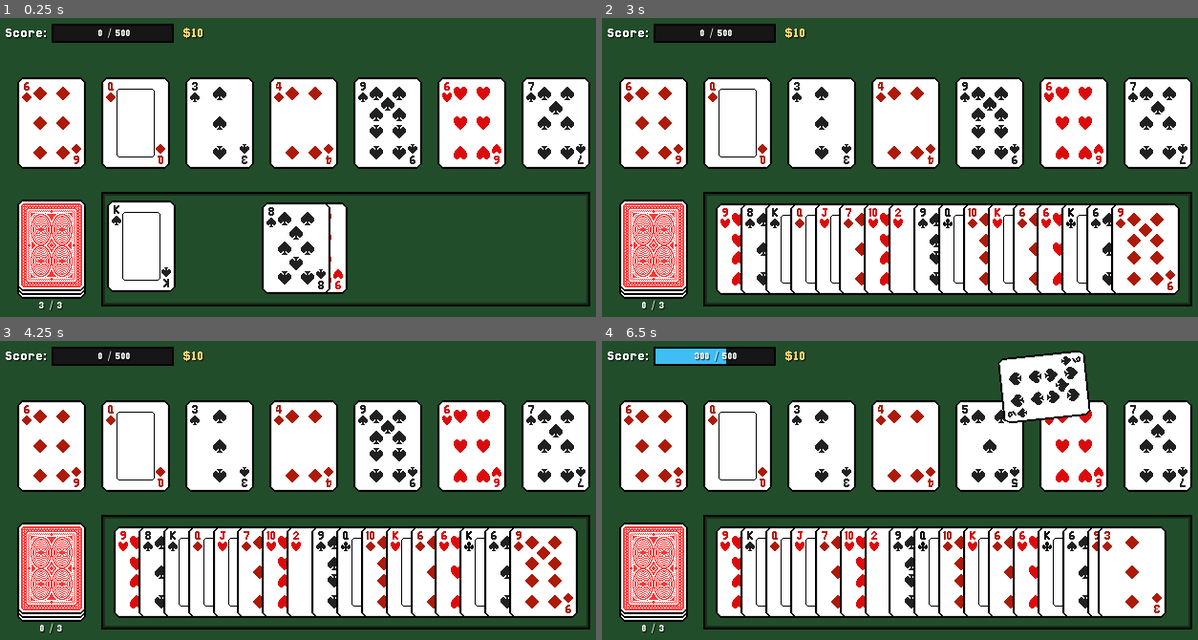
Above: before the commit, frames 1-4 (two rows, left to right).
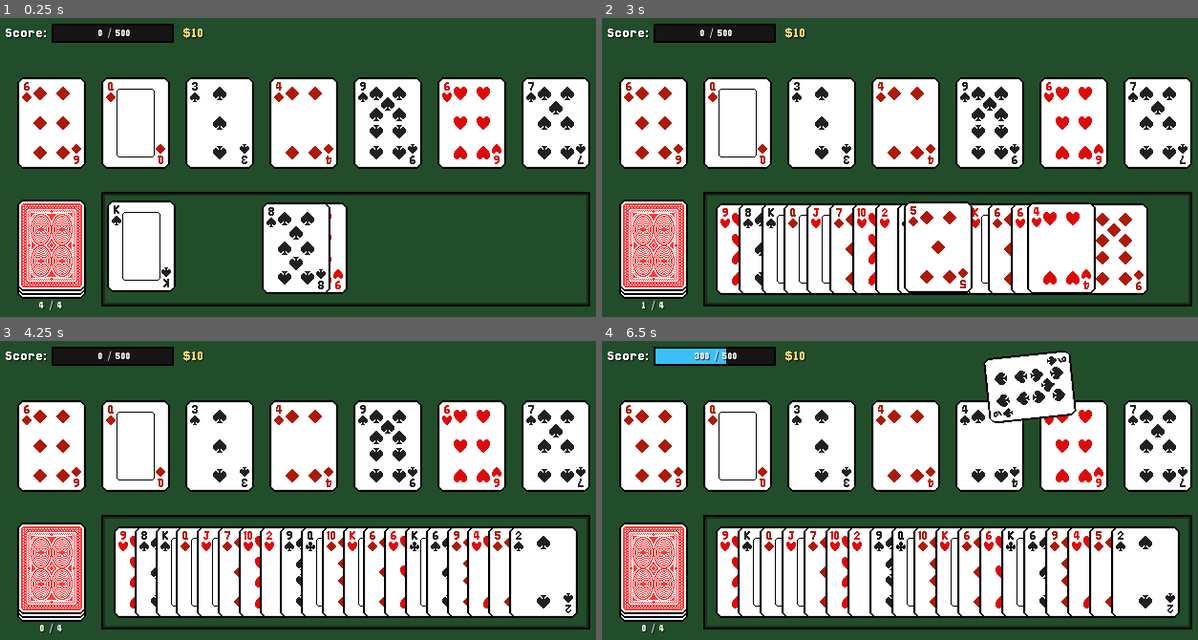
Above: after the commit, the same moments.

Repository: AyyBee123/Oristaile
Game: Godot game, scene res://Scenes/encounter.tscn
Two runs of this game, one before a commit and one after it. Both use one fixed random seed, a clock stepped at 60 frames per second and the inputs below.
Inputs (mouse positions are in pixels of both pictures, inside the frame that each line leads up to):
- Up to frame 1 (0.25 s): no input
- Up to frame 2 (3 s): click "3 / 3" (after the commit: "4 / 4") at 0.5 s; click "2 / 3" (after the commit: "3 / 4") at 1.25 s; click "1 / 3" (after the commit: "2 / 4") at 2 s; click "0 / 3" (after the commit: "1 / 4") at 2.75 s
- Up to frame 3 (4.25 s): click "0 / 3" (after the commit: "0 / 4") at 3.5 s
- Up to frame 4 (6.5 s): click "0 / 3" (after the commit: "0 / 4") at 4.25 s; click "0 / 3" (after the commit: "0 / 4") at 5 s; tap Enter at 5.75 s; drag from (751, 571) to (965, 436) at 5.77 s

The runs differ from the first frame. In frame 1, less than 0.1% of the frame differs, in the area x 6-11%, y 95-98%; in frame 2, 9.7%; in frame 3, 8.1%; in frame 4, 11%, in the area x 9-97%, y 3-98%.

Commit message:
some fixes

Diff:
--- a/Scripts/Game/encounter.gd
+++ b/Scripts/Game/encounter.gd
@@ -26,7 +26,7 @@
 
 
 func _ready() -> void:
-	current_draws = RunData.cards_to_draw
+	current_draws = RunData.draws_per_round
 	points_progress_bar.max_value = points_to_win
 
 	current_money = RunData.money
@@ -37,6 +37,8 @@
 		money_tween.tween_property(self, "current_money", float(v), 0.4)
 	)
 
+	draws_label.text = "%d / %d" % [current_draws, RunData.draws_per_round]
+
 	for card in RunData.deck:
 		current_deck.append(card.duplicate())
 
@@ -70,7 +72,7 @@
 	draw_is_on_cooldown = false
 
 	current_draws -= 1
-	draws_label.text = "%d / %d" % [current_draws, RunData.cards_to_draw]
+	draws_label.text = "%d / %d" % [current_draws, RunData.draws_per_round]
 
 
 func set_card_slot(slot: Slot) -> void:
@@ -177,7 +179,6 @@
 	slots.erase(slot.card_res)
 	current_hand.erase(card.card_res)
 	set_card_slot(slot)
-	draw_card()
 	current_deck.append(card.card_res)
 
 
--- a/Scripts/Globals/run_data.gd
+++ b/Scripts/Globals/run_data.gd
@@ -28,7 +28,7 @@
 	create_deck()
 	cards_to_draw_at_start = 8
 	cards_to_draw = 3
-	draws_per_round = 3
+	draws_per_round = 4
 	money = 10
 
 
